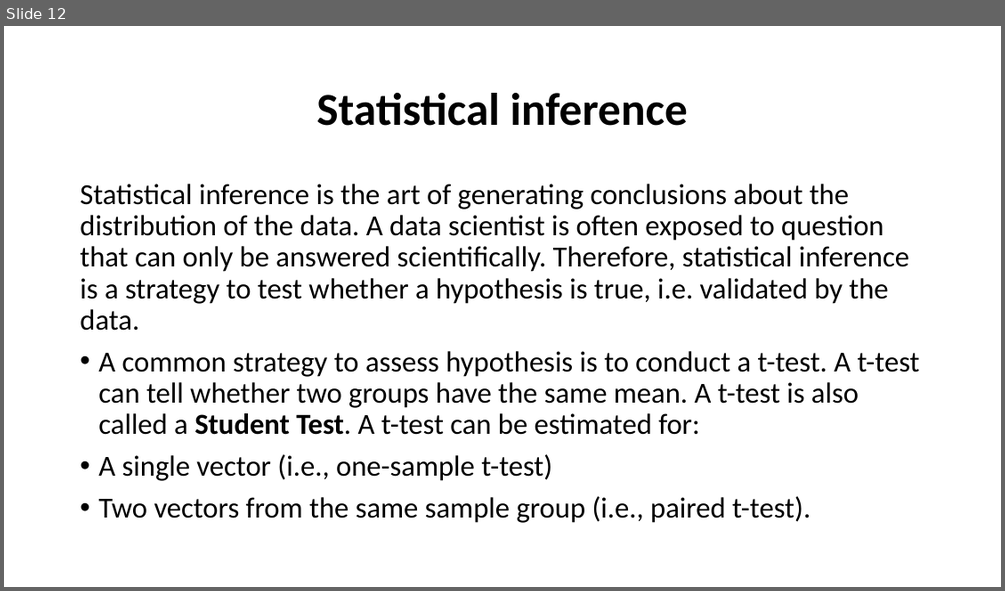
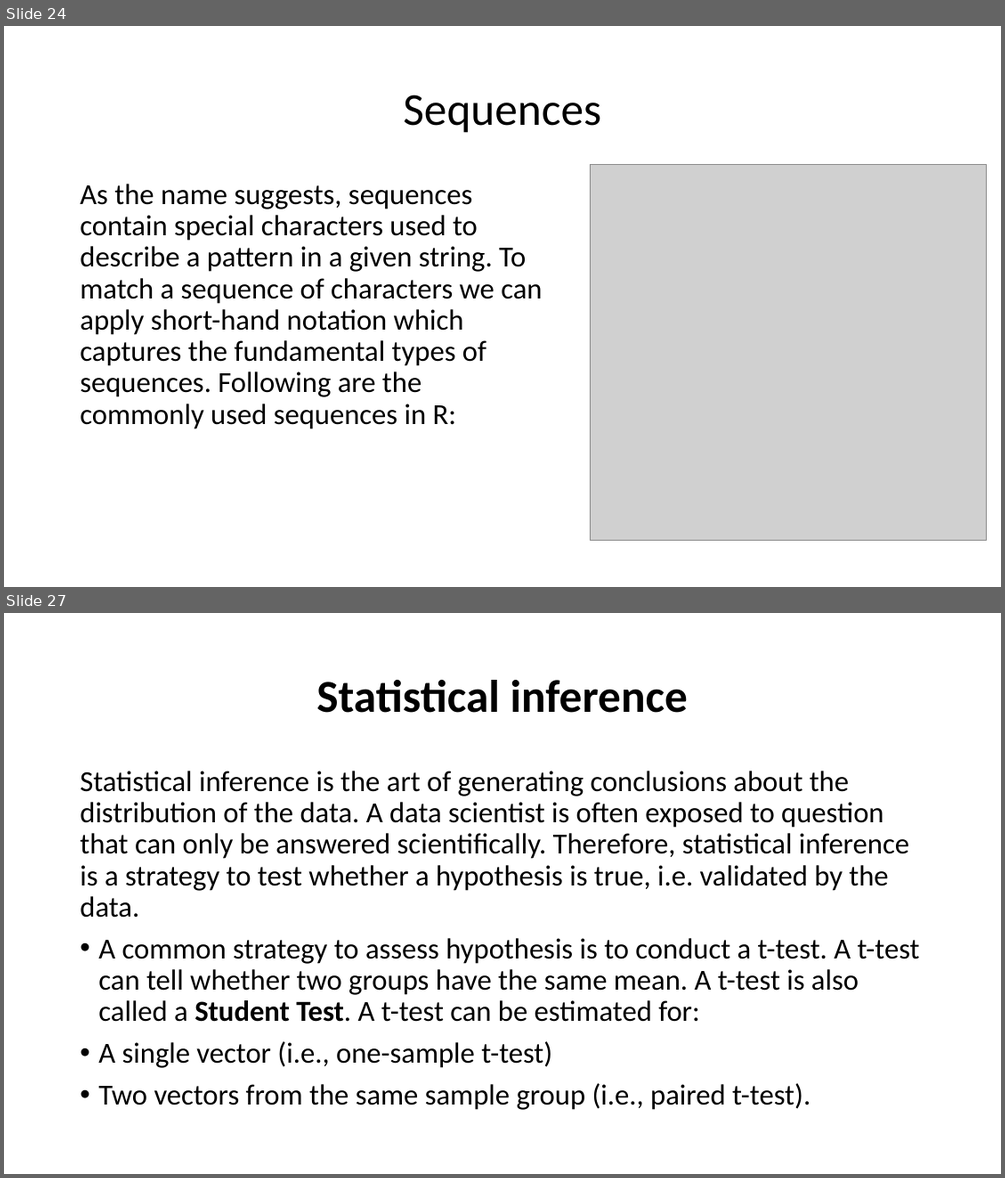
Before and after one commit to brainmentorspvtltd/R_OnlineTraining, a slide deck: RProgramming_ppt.pptx. Shown one above the other, each under a label of ours: slide 12 before the commit, slides 24 and 27 after it; the slides between them are not shown. The pictures are 1005x591 and 1005x1178 pixels, drawn with LibreOffice and Linux fonts; fonts in the diff are those of the drawing; grey boxes stand for pictures. Boxes give left, top, right and bottom in pixels: in the first picture for what was removed or moved away, otherwise in the second. Text is boxed around its words. In the diff, an @@ line names an element or a change of style, - is before the commit and + after.

```diff
--- a/RProgramming_ppt.pptx
+++ b/RProgramming_ppt.pptx
@@ slide 24 added at [4, 26, 1001, 587], background #FFFFFF @@
@@ title added at [403, 95, 601, 133], 44 pt, text #000000 @@
+Sequences
@@ text added at [80, 184, 542, 429], 28 pt, text #000000 @@
+As the name suggests, sequences contain special characters used to describe a pattern in a given string. To match a sequence of characters we can apply short-hand notation which captures the fundamental types of sequences. Following are the commonly used sequences in R:
@@ picture added at [590, 164, 987, 540] @@
@@ what was slide 12 is now slide 27 @@
```
Also in this commit, not shown: 14 other slides added, 3 other files.
